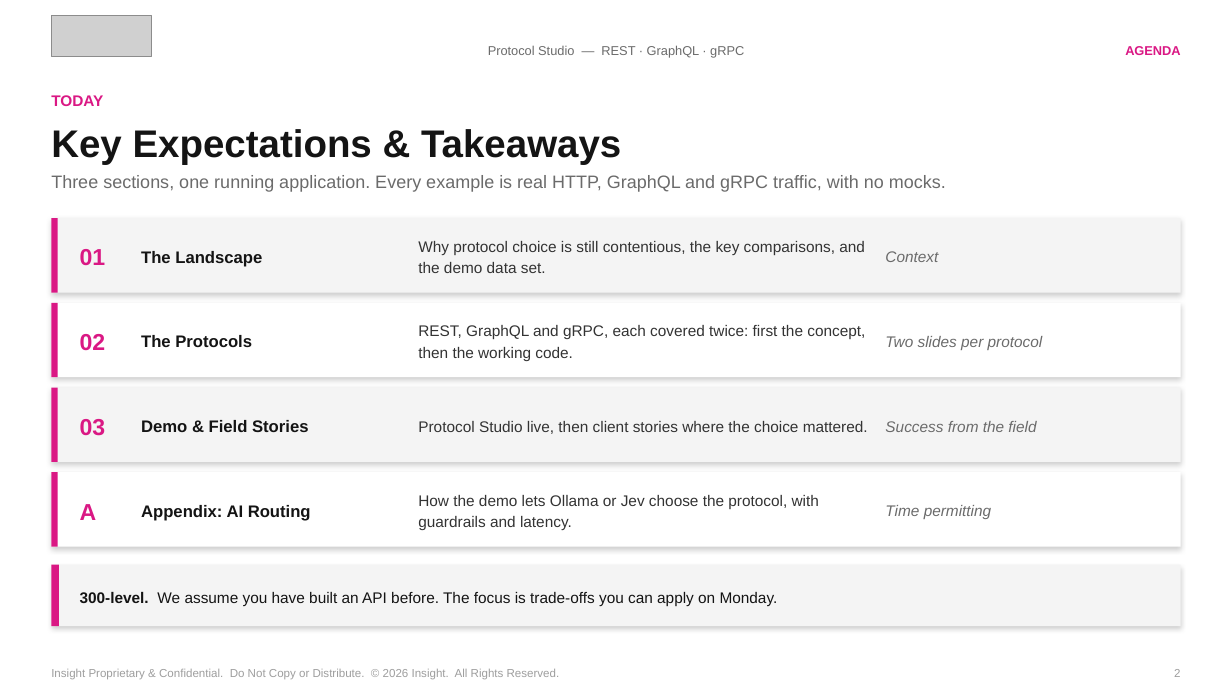
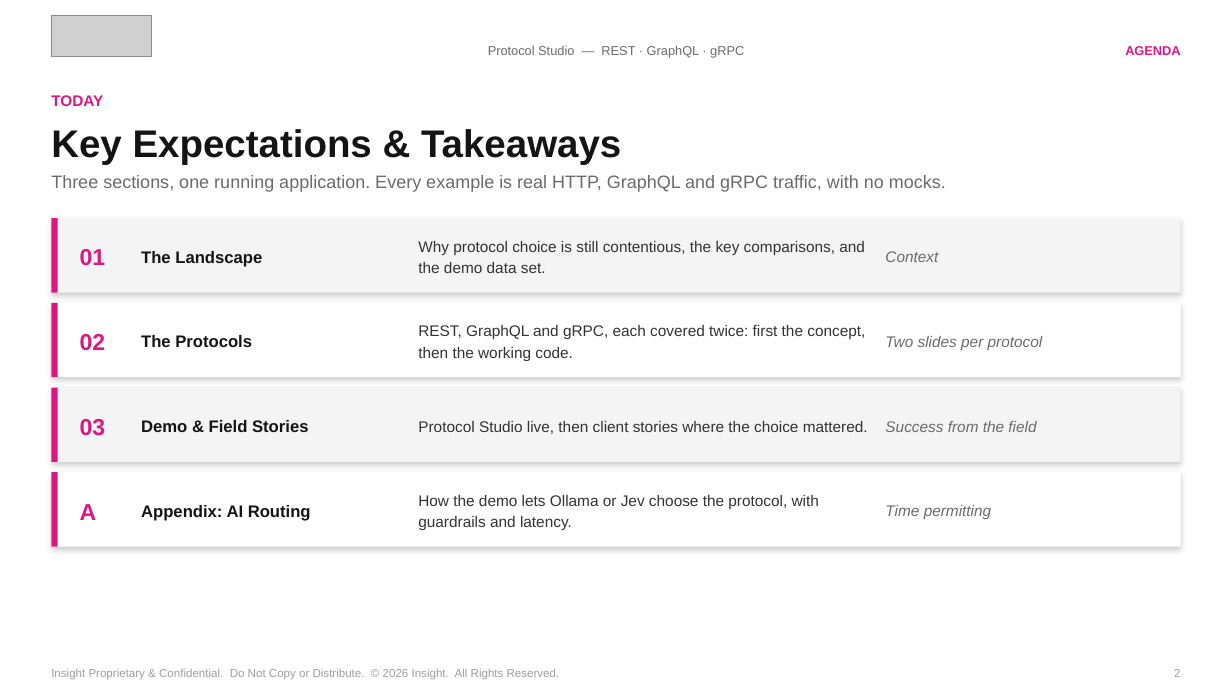
Before and after one commit to spietrek-insight/rest-graphql-grpc-ai-routing, a slide deck: slide 2 of presentation/rest-graphql-grpc-ai-routing-v4.pptx. Drawn at 1232x693 pixels with LibreOffice and Linux fonts; fonts in the diff are those of the drawing; grey boxes stand for pictures. Boxes give left, top, right and bottom in pixels: in the first picture for what was removed or moved away, otherwise in the second. Text is boxed around its words. In the diff, an @@ line names an element or a change of style, - is before the commit and + after.

```diff
--- a/presentation/rest-graphql-grpc-ai-routing-v4.pptx
+++ b/presentation/rest-graphql-grpc-ai-routing-v4.pptx
@@ rectangle removed at (52, 565, 1181, 627) @@
@@ rectangle removed at (52, 565, 59, 627) @@
@@ text removed at (80, 592, 778, 606) @@
-300-level. We assume you have built an API before. The focus is trade-offs you can apply on Monday.
```
Also in this commit, not shown: 1 other slide changed, 26 other files.
